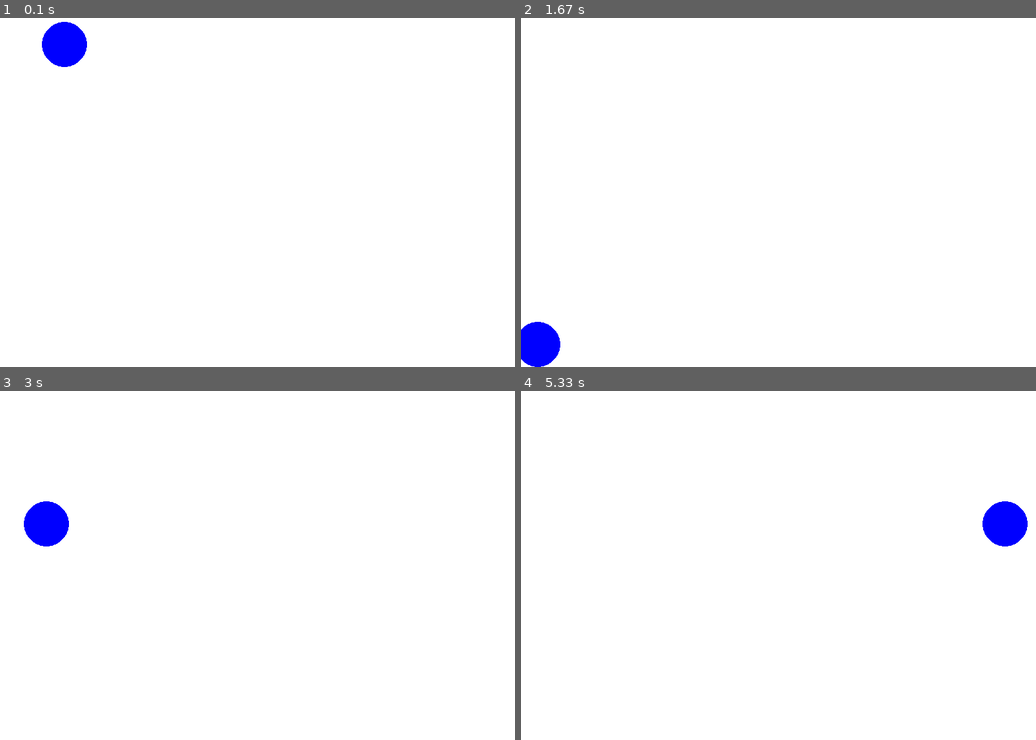
Above: before the commit, frames 1-4 (two rows, left to right).
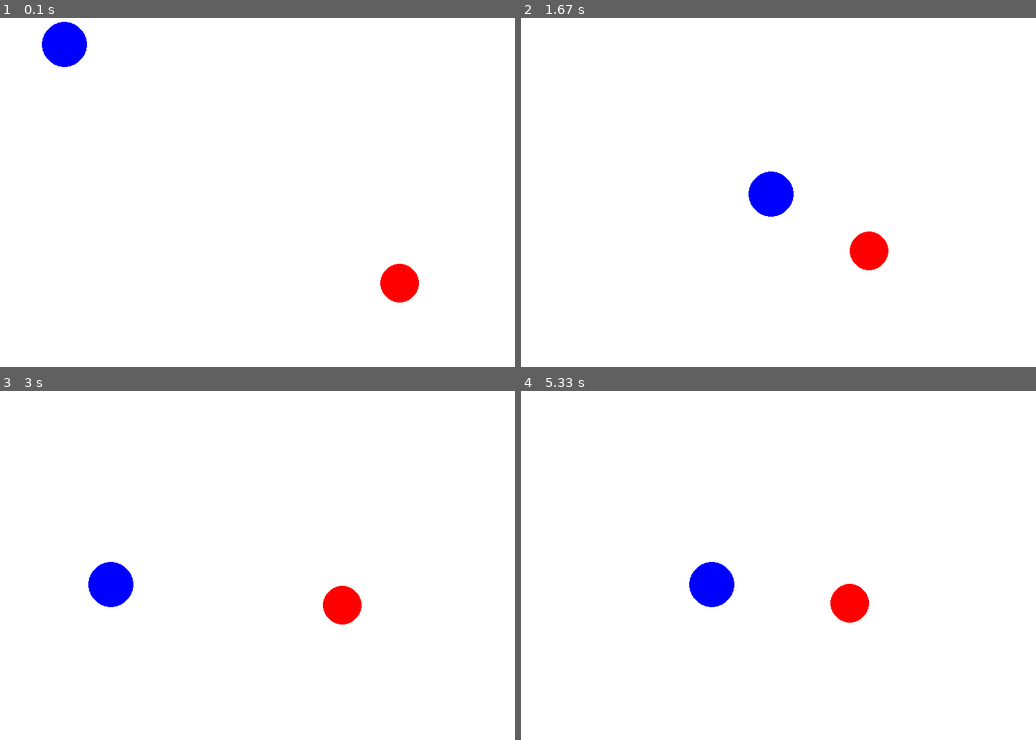
Above: after the commit, the same moments.

Repository: MAGMA10MAN/Gametest
Game: pygame game, started from My Pygame/Flappy.py
Two runs of this game, one before a commit and one after it. Both use one fixed random seed, a clock stepped at 60 frames per second and the inputs below.
Inputs:
- Up to frame 1 (0.1 s): no input
- Up to frame 2 (1.67 s): hold S 0.33-0.8 s; hold Right 0.33-0.8 s; tap A at 0.83 s; hold Right 1.17-1.63 s
- Up to frame 3 (3 s): hold Up 1.67-1.97 s; hold Right 2-2.47 s; hold Left from 2.5 s (still down)
- Up to frame 4 (5.33 s): release Left at 3.03 s; tap K at 3.07 s

The runs differ from the first frame. In frame 1, 0.6% of the frame differs, in the area x 73-82%, y 70-82%; in frame 2, 2.3%; in frame 3, 2.4%, in the area x 4-71%, y 31-67%; in frame 4, 2.4%.

Commit message:
Updated Enemy movement

Diff:
--- a/My Pygame/Flappy.py
+++ b/My Pygame/Flappy.py
@@ -11,7 +11,7 @@
 
 
 
-print("EPILEPSY WARNING! PROCEED AT YOUR OWN RISK")
+#print("EPILEPSY WARNING! PROCEED AT YOUR OWN RISK")
 
 
 
@@ -37,11 +37,10 @@
 enemy_pos = pygame.Vector2(random.randint(10,screen_width-10),random.randint(10,screen_height-10))
 y_dt = 0
 x_dt = 0
-enemy_vel = 3
-friction = 1
-accel = 1.1
+enemy_vel = 1
+friction = 0.01
+accel = 0.05
 max_dt = 5
-
 
 def handle_keys():
     global x_dt, y_dt, player_pos,keys
@@ -53,10 +52,10 @@
         if y_dt < max_dt:
             y_dt += accel
     else:
-        if not(y_dt > -0.5 and y_dt < 1.6):
-            if y_dt < 1:
+        if not(y_dt > -(friction+0.1) and y_dt < (friction + 0.1)):
+            if y_dt < 0:
                 y_dt += friction
-            elif y_dt > 1:
+            elif y_dt > 0:
                 y_dt -= friction
 
         else:
@@ -64,44 +63,34 @@
 
 
     if keys[pygame.K_a] or keys[pygame.K_LEFT]:
-        player_pos.x += x_vel
         if x_dt > -max_dt:
             x_dt -= accel
     elif keys[pygame.K_d] or keys[pygame.K_RIGHT]:
-        player_pos.x += x_vel
         if x_dt < max_dt:
             x_dt += accel
-    if not(x_dt >= -1 and x_dt <= 1) :
-        player_pos.x += x_vel
-        if x_dt < 1:
-            x_dt += friction
+    else:
+        if not(x_dt >= -(friction + 0.1) and x_dt <= (friction + 0.1)) :
+            if x_dt < 0:
+                x_dt += friction
 
-        elif x_dt > 1:
-            x_dt -= friction
-    else:
-        x_dt = 0
+            elif x_dt > 0:
+                x_dt -= friction
+        else:
+            x_dt = 0
 
     player_pos.y += y_vel
     player_pos.x += x_vel
 
-    if player_pos.x >= screen_width:
-        player_pos.x = 10
-    if player_pos.y >= screen_height:
-        player_pos.y = 10
-    if player_pos.x <= 0:
-        player_pos.x = screen_width -10
-    if player_pos.y <= 0:
-        player_pos.y = screen_height - 10
+    if player_pos.x >= screen_width+40:
+        player_pos.x = -39
+    if player_pos.y >= screen_height+40:
+        player_pos.y = -39
+    if player_pos.x <= -40:
+        player_pos.x = screen_width +39
+    if player_pos.y <= -40:
+        player_pos.y = screen_height +39
 
-    if enemy_pos.y < player_pos.y:
-        enemy_pos.y += enemy_vel
-    else:
-        enemy_pos.y -= enemy_vel
 
-    if enemy_pos.x < player_pos.x:
-        enemy_pos.x += enemy_vel
-    else:
-        enemy_pos.x -= enemy_vel
 
 
 
@@ -109,10 +98,13 @@
 while running:
     y_vel = 3*y_dt
     x_vel = 3*x_dt
+    enemy_dist = math.sqrt(math.fabs(player_pos.y-enemy_pos.y)**2 + math.fabs(player_pos.x - enemy_pos.x)**2)
     for event in pygame.event.get():
         if event.type == pygame.QUIT:
             running = False
+    enemy_pos.y = (enemy_pos.y*(enemy_dist-enemy_vel) + player_pos.y*enemy_vel)/enemy_dist
 
+    enemy_pos.x = (enemy_pos.x*(enemy_dist-enemy_vel) + player_pos.x*enemy_vel)/enemy_dist
 
     screen.fill("white")
     pygame.draw.circle(screen, "blue", player_pos, 35, width = 50)
@@ -122,11 +114,12 @@
         print("y_dt: ",y_dt)
         print("x_vel: ",x_vel)
         print("y_vel: ",y_vel)
+        print("enemy_dist: ",enemy_dist)
         time.sleep(2)
     key_handler = threading.Thread(target = handle_keys)
     key_handler.start()
 
-    #pygame.draw.circle(screen,"red", enemy_pos,30)
+    pygame.draw.circle(screen,"red", enemy_pos,30)
     pygame.display.flip()
 
     clock.tick(60)
